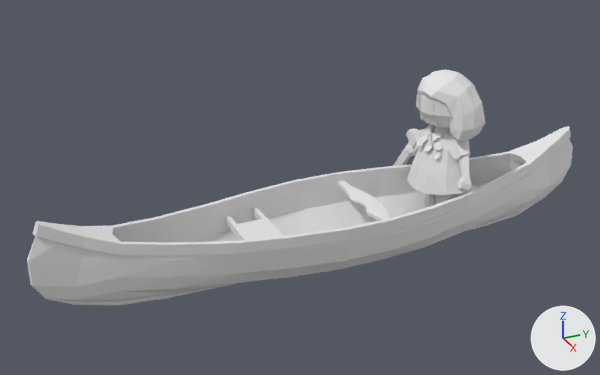
Renders of the FBX model Assets/Animations/CamperGirlInBoat/Camper Girl Paddles.fbx from each side of a commit.
Rendered twice from a 50 mm lens placed at (8.69, -6.01, 5.37), pointed at (-0.54, -1.85, 0.75). Lighting does not change. The marker at lower right points along +X, +Y and +Z. Materials are left out; every surface is plain grey. Where no turn or scale is listed for an object, it has been applied to the vertices.

The first picture shows 'Cylinder001', 'camperGirl_geo'.
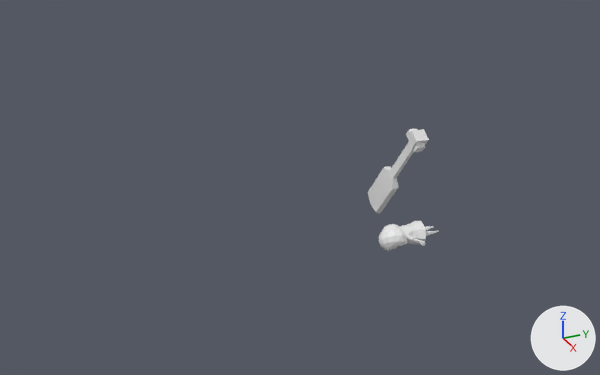
Where the change shows, as pixel boxes (x1, y1, x2, y2) in the pictures (600 x 375 px):
'Cylinder001', deleted: before (27, 126, 573, 306)
'camperGirl_geo', turned, rescaled: before (405, 69, 486, 208); after (379, 221, 439, 251)
'Paddle_B', unchanged, uncovered by the edit: before (385, 129, 420, 167); after (368, 129, 425, 214)

Edits to the bpy script that builds the scene:
```text
Remove ob_cylinder001:
    ob_cylinder001 = bpy.data.objects.new('Cylinder001', me_mesh_003)
    ob_cylinder001.location = (0.0, -1.582, 0.524)
Change ob_campergirl_geo:
    ob_campergirl_geo.rotation_euler: (0.0, 0.0, 0.0) -> (1.571, 0.0, 0.0)  # degrees (0, 0, 0) -> degrees (90, 0, 0)
    ob_campergirl_geo.scale: (0.0254, 0.0254, 0.0254) -> (0.01, 0.01, 0.01)
```
